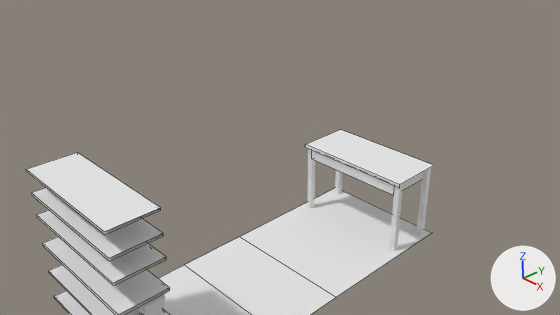
Before and after pictures for a commit that changed the Blender file Assets/models/house/floor02/secret_room_nw/secret_room_nw_furniture.blend.
Both versions are drawn from the file's camera 'Camera'. Arrows for +X, +Y and +Z are at lower right; the lights stay in place. Mesh edges are drawn as thin lines on the coarser meshes.

Before the edit, the objects in view are built like this:
```python
me_cube_007 = bpy.data.meshes.new('Cube.007')
me_cube_007.from_pydata(...)  # 8 vertices, 3 faces; spans x -1.0..1.0, y -1.0..0.99, z -1.0
me_cube_007.materials.append(mat_bedroom_n_floor)  # its picture is missing
me_cube_010 = bpy.data.meshes.new('Cube.010')
me_cube_010.from_pydata(...)  # 8 vertices, 3 faces; spans x -0.42..0.42, y -1.19..1.19, z -0.02..0.02
me_cube_010.materials.append(mat_secret_room_sw_book_shelves_shelf01)  # its picture is missing
me_cube_018 = bpy.data.meshes.new('Cube.018')
me_cube_018.from_pydata(...)  # 8 vertices, 3 faces; spans x -0.42..0.42, y -1.19..1.19, z -0.02..0.02
me_cube_018.materials.append(mat_secret_room_sw_book_shelves_shelf01)  # its picture is missing
ob_book_shelf_000 = bpy.data.objects.new('book_shelf.000', me_cube_010)
ob_book_shelf_000.parent = ob_book_shelf
ob_book_shelf_000.matrix_parent_inverse = Matrix(((1.0, 0.0, 0.0, 2.105), (0.0, 1.0, 0.0, 0.0), (0.0, 0.0, 1.0, -2.014), (0.0, 0.0, 0.0, 1.0)))
ob_book_shelf_000.location = (-2.041, 0.0, 3.296)
ob_book_shelf_002 = bpy.data.objects.new('book_shelf.002', me_cube_018)
ob_book_shelf_002.parent = ob_book_shelf
ob_book_shelf_002.matrix_parent_inverse = Matrix(((1.0, 0.0, 0.0, 2.105), (0.0, 1.0, 0.0, 0.0), (0.0, 0.0, 1.0, -2.014), (0.0, 0.0, 0.0, 1.0)))
ob_book_shelf_002.location = (-2.041, 0.0, 2.885)
ob_secret_room_nw_floor = bpy.data.objects.new('secret_room_nw_floor', me_cube_007)
ob_secret_room_nw_floor.parent = ob_secret_room_nw
ob_secret_room_nw_floor.matrix_parent_inverse = Matrix(((1.0, 0.0, 0.0, 1.516), (0.0, 1.0, 0.0, -31.54), (0.0, 0.0, 1.0, -16.36), (0.0, 0.0, 0.0, 1.0)))
ob_secret_room_nw_floor.location = (-1.516, 31.54, 16.36)
ob_secret_room_nw_floor.scale = (1.43, 3.74, 2.24)
# also in view: 'table_base' at (0.0, 3.08, -0.79); 'table_top' at (0.0, 3.08, -0.62); 'book_shelf.003' at (-0.01, -3.27, 0.25); 'book_shelf.004' at (-0.01, -3.27, -0.29); 'table_legs' at (0.0, 3.08, -1.41)
```
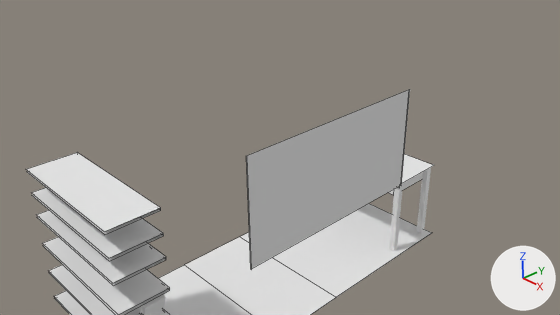
Boxes [x1, y1, x2, y2] around the edits, measured in the pictures (560 x 315 px):
'chalk_board', added: after [246, 90, 410, 269]
'table_top', unchanged, covered by the edit: before [305, 130, 434, 188]; after [398, 154, 434, 188]
'table_base', unchanged, covered by the edit: before [312, 151, 423, 195]; after [388, 172, 423, 195]

The change, as a list of edits to the scene's bpy script:
```text
Add mat_chalkboard01:
    mat_chalkboard01 = diffuse_material('chalkboard01')
    mat_chalkboard01.base_color = (0.8, 0.8, 0.8)  # white #e7e7e7
Add me_cube_003:
    me_cube_003.from_pydata([(-0.01, -1.95, -1.0), (-0.01, -1.95, 1.0), (-0.01, 1.95, -1.0), (-0.01, 1.95, 1.0), (0.01, -1.95, -1.0), (0.01, -1.95, 1.0), (0.01, 1.95, -1.0), (0.01, 1.95, 1.0)], [], [(1, 3, 2, 0), (3, 7, 6, 2), (5, 1, 0, 4)])
    me_cube_003.materials.append(mat_chalkboard01)  # white #e7e7e7
Add ob_chalk_board:
    ob_chalk_board = bpy.data.objects.new('chalk_board', me_cube_003)
    ob_chalk_board.location = (1.39, 0.47, 0.45)
```
